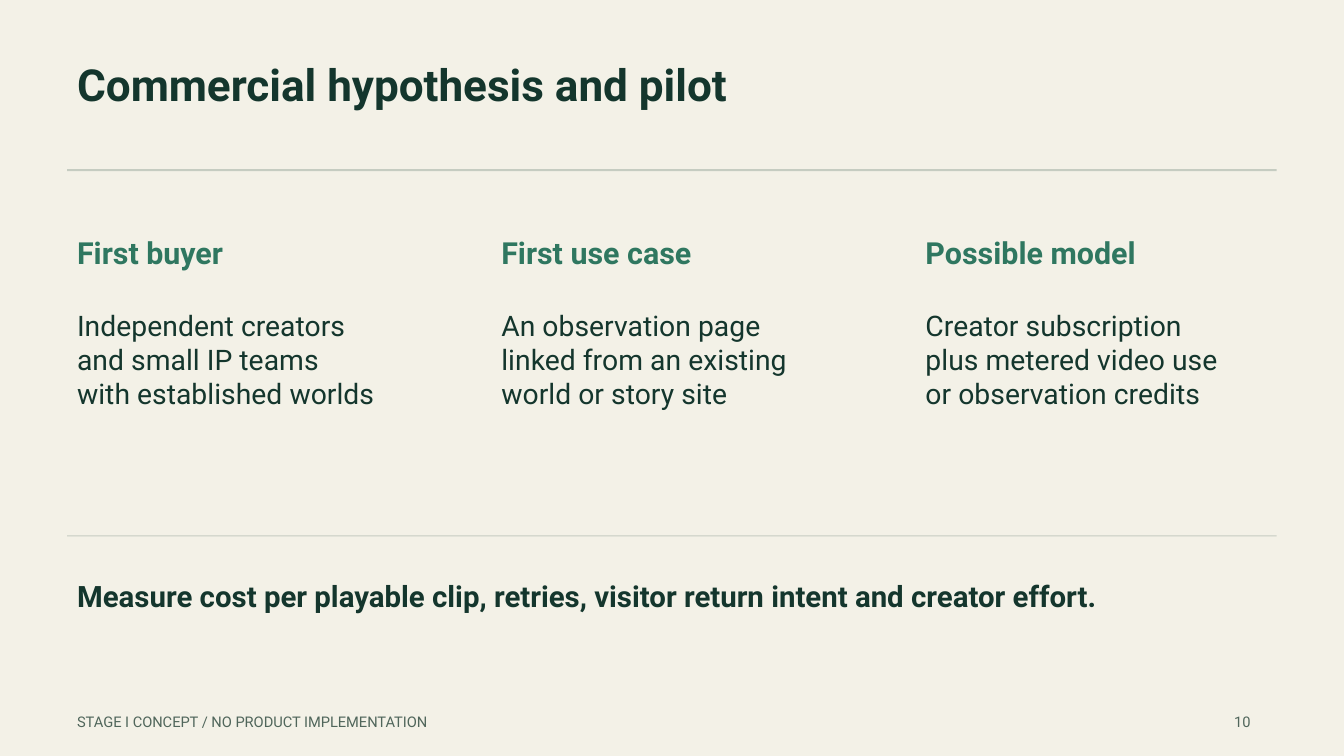
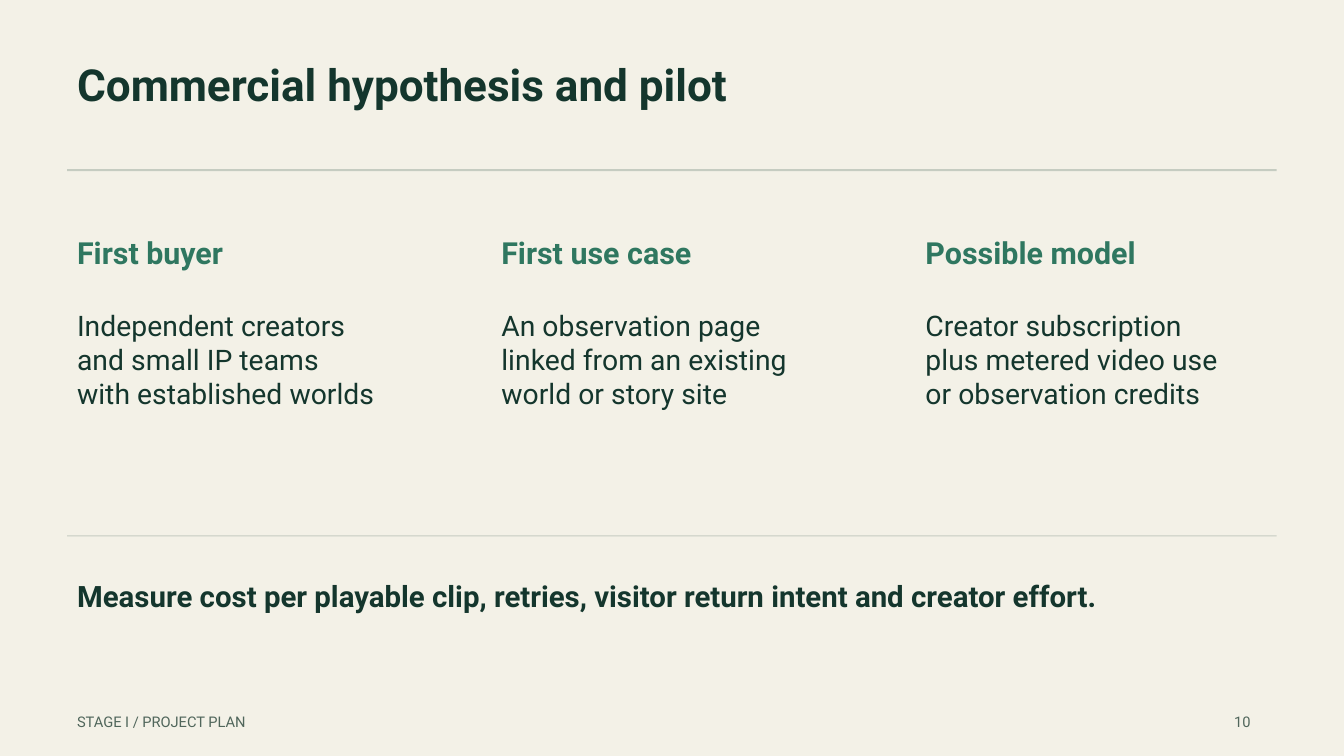
Before and after one commit to mkhsu2002/OnDemand-World-Observatory, a slide deck: slide 10 of deliverables/OnDemand-World-Observatory-Proposal.pptx. Drawn at 1344x756 pixels with LibreOffice and Linux fonts; fonts in the diff are those of the drawing. Boxes give left, top, right and bottom in pixels: in the first picture for what was removed or moved away, otherwise in the second. Text is boxed around its words. In the diff, an @@ line names an element or a change of style, - is before the commit and + after.

Commit message:
Align proposal materials with public website observation plan

```diff
--- a/deliverables/OnDemand-World-Observatory-Proposal.pptx
+++ b/deliverables/OnDemand-World-Observatory-Proposal.pptx
@@ text at [77,716,245,727]: text changed @@
-STAGE I CONCEPT / NO PRODUCT IMPLEMENTATION
+STAGE I / PROJECT PLAN
```
Also in this commit, not shown: 12 other slides changed, 1 slide added, 1 slide removed, 16 other files.
